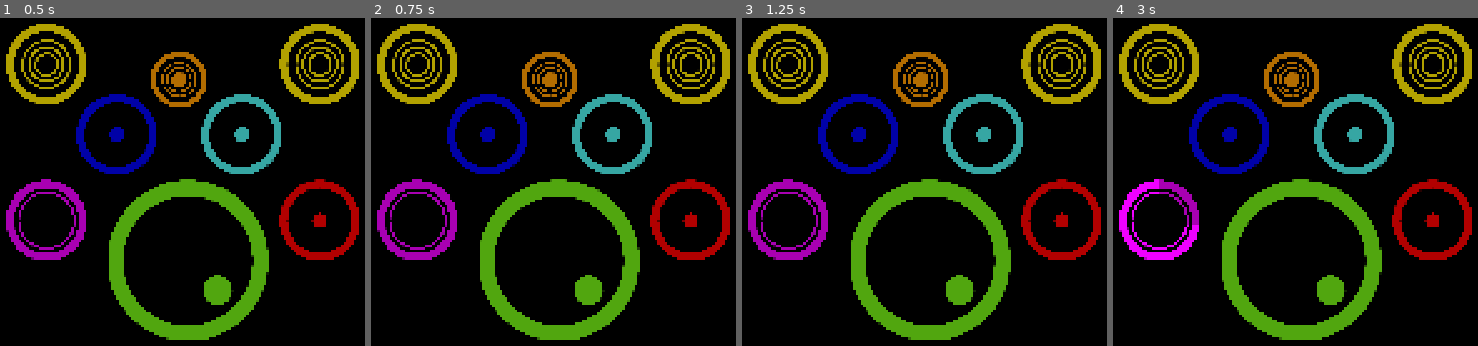
Above: before the commit, frames 1-4 (left to right).
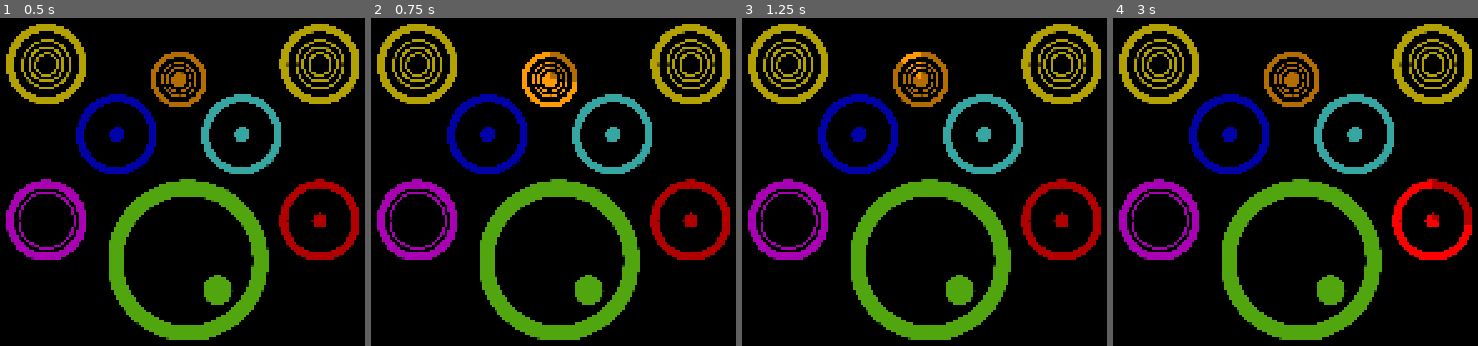
Above: after the commit, the same moments.

Repository: ccmorataya/gd_drum_machine
Game: Godot game, scene res://scenes/root.tscn
Two runs of this game, one before a commit and one after it. Both use one fixed random seed, a clock stepped at 60 frames per second and the inputs below. The project has no main scene, so this scene is started directly.
Inputs:
- Up to frame 1 (0.5 s): no input
- Up to frame 2 (0.75 s): tap Enter at 0.5 s; hold W from 0.53 s (still down); tap G at 0.6 s
- Up to frame 3 (1.25 s): keep holding W; tap H at 0.8 s
- Up to frame 4 (3 s): release W at 1.28 s; hold S 1.28-2.03 s; tap H at 1.35, 2.3 s; tap G at 1.55 s; hold W from 2.03 s (still down); tap Space (bass) at 2.1 s; tap K (snare) at 2.85 s

Frame 1 is identical in both runs. In frame 2, 0.9% of the frame differs, in the area x 41-57%, y 10-28%; in frame 3, 0.2%; in frame 4, 2.6%, in the area x 1-99%, y 49-74%.

Commit message:
Change instument keys

Diff:
--- a/scripts/root.gd
+++ b/scripts/root.gd
@@ -76,7 +76,7 @@
 				set_instrument(instrument_dict["bass"], true, music)
 			else:
 				set_instrument(instrument_dict["bass"], false, music)
-		if event.scancode == KEY_A:
+		if event.scancode == KEY_S:
 			if event.shift:
 				set_instrument(instrument_dict["cymbal_hs"], true, music)
 			else:
@@ -86,27 +86,27 @@
 				set_instrument(instrument_dict["cymbal_oc"], true, music)
 			else:
 				set_instrument(instrument_dict["cymbal_oc"], false, music)
-		if event.scancode == KEY_K:
+		if event.scancode == KEY_D:
 			if event.shift:
 				set_instrument(instrument_dict["snare"], true, music)
 			else:
 				set_instrument(instrument_dict["snare"], false, music)
-		if event.scancode == KEY_S:
+		if event.scancode == KEY_G or event.scancode == KEY_H:
 			if event.shift:
 				set_instrument(instrument_dict["splash"], true, music)
 			else:
 				set_instrument(instrument_dict["splash"], false, music)
-		if event.scancode == KEY_D:
+		if event.scancode == KEY_F:
 			if event.shift:
 				set_instrument(instrument_dict["tom_hi"], true, music)
 			else:
 				set_instrument(instrument_dict["tom_hi"], false, music)
-		if event.scancode == KEY_J:
+		if event.scancode == KEY_K:
 			if event.shift:
 				set_instrument(instrument_dict["tom_lo"], true, music)
 			else:
 				set_instrument(instrument_dict["tom_lo"], false, music)
-		if event.scancode == KEY_F:
+		if event.scancode == KEY_J:
 			if event.shift:
 				set_instrument(instrument_dict["tom_mid"], true, music)
 			else:
